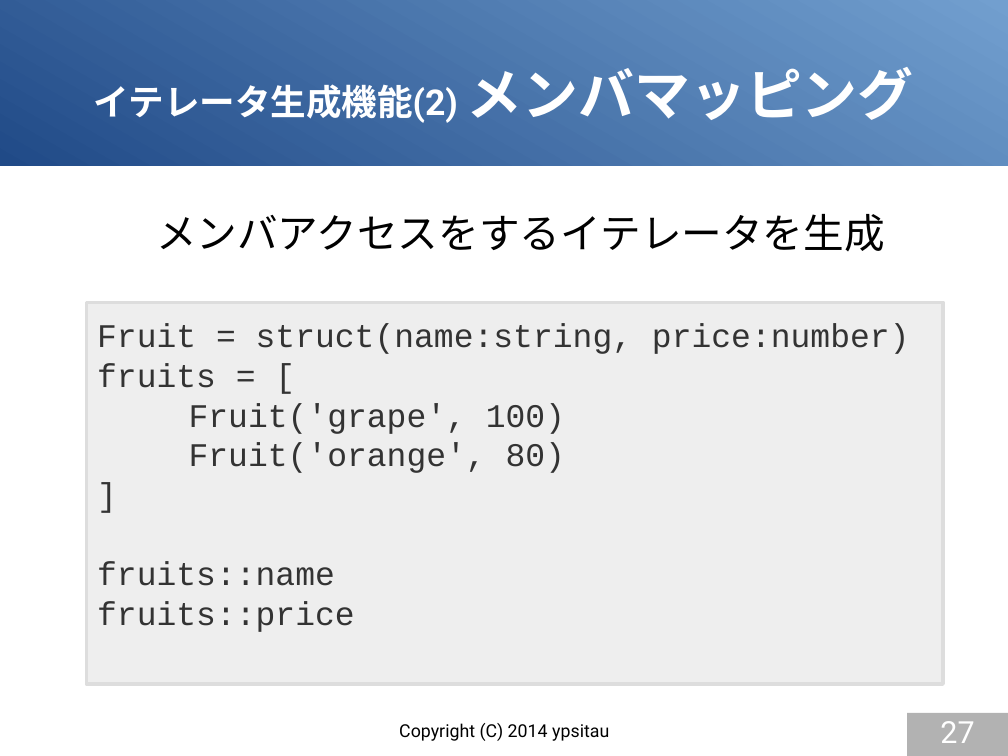
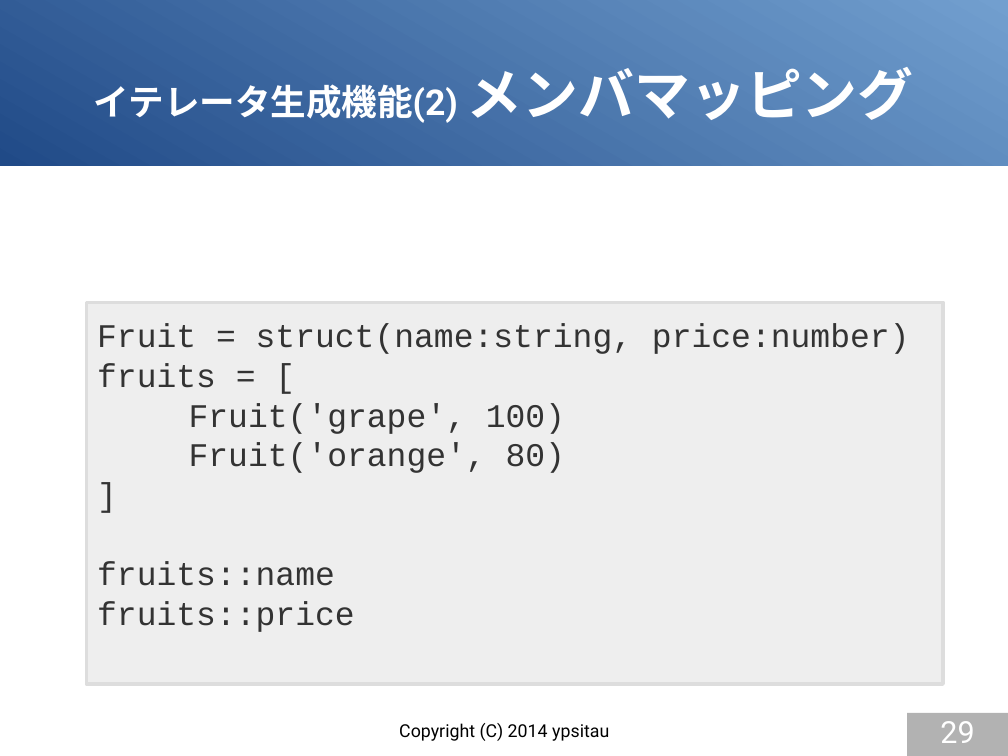
Before and after one commit to gura-lang/gura-doc, a slide deck: slide 29 of presentation/gura-introduction.odp (slide 27 before the commit). Drawn at 1008x756 pixels with LibreOffice and Linux fonts; fonts in the diff are those of the drawing. Boxes give left, top, right and bottom in pixels: in the first picture for what was removed or moved away, otherwise in the second. Text is boxed around its words. In the diff, an @@ line names an element or a change of style, - is before the commit and + after.

```diff
--- a/presentation/gura-introduction.odp
+++ b/presentation/gura-introduction.odp
@@ text removed at [156, 214, 885, 251] @@
-メンバアクセスをするイテレータを生成
@@ page number at [940, 721, 974, 743]: text changed @@
-27
+29
```
Also in this commit, not shown: 9 other slides changed, 5 slides added.
